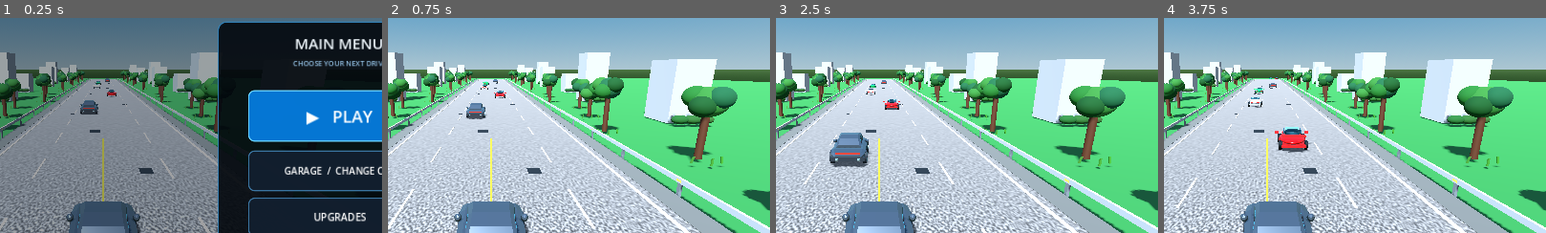
Above: before the commit, frames 1-4 (left to right).
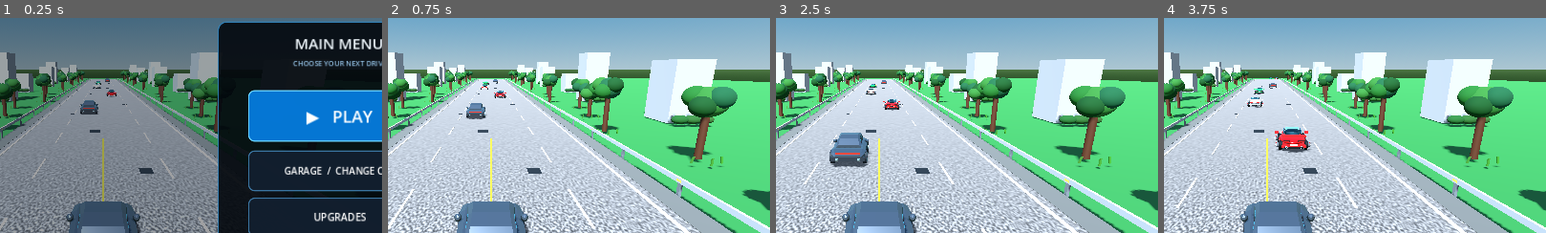
Above: after the commit, the same moments.

Repository: edtatevosiani99-create/Old-Racing
Game: Godot game, scene res://Main.tscn
The game is run twice, just before and just after one commit, with the same random seed, the same clock (stepped at 60 frames per second) and the same inputs.
Inputs (mouse positions are % of the whole screen's width and height, from its top left):
- Up to frame 1 (0.25 s): no input
- Up to frame 2 (0.75 s): click "▶ PLAY" at 0.5 s
- Up to frame 3 (2.5 s): click "Ⅱ" at 1.25 s; click "RESUME" at 2 s
- Up to frame 4 (3.75 s): click "◀" at 2.75 s; tap Enter at 3.5 s; move the mouse to (72, 45) at 3.52 s; hold Right (ui_right) from 3.53 s (still down); click (72, 45) at 3.67 s
The pictures show only the part of the screen within x 36-86%, y 18-68%; the shares and areas given below are measured in that part.

The runs differ from the first frame. In frame 1, less than 0.1% of the frame differs, in the area x 24-31%, y 30-37%; in frame 2, less than 0.1%; in frame 3, less than 0.1%; in frame 4, 0.2%, in the area x 21-41%, y 28-63%.

Commit message:
Enhance procedural 3D cars with detailed body kit and wheel hardware

Diff:
--- a/godot/main.gd
+++ b/godot/main.gd
@@ -381,6 +381,118 @@
     var tail2 := tail.duplicate() as MeshInstance3D
     tail2.position.x = 0.43
     root.add_child(tail2)
+    # High-detail procedural body kit: layered fascia, glass trim, vents, badges and wheel hardware.
+    # Vehicle faces forward along -Z.
+    var front_lip := _box(Vector3(1.82, 0.055, 0.28), Color(0.018, 0.021, 0.025))
+    front_lip.position = Vector3(0, 0.285, -1.58)
+    root.add_child(front_lip)
+    var rear_diffuser := _box(Vector3(1.28, 0.12, 0.20), Color(0.025, 0.028, 0.032))
+    rear_diffuser.position = Vector3(0, 0.285, 1.56)
+    root.add_child(rear_diffuser)
+
+    # Individual LED headlight strips, amber indicators, and rear light bars.
+    for side in [-1.0, 1.0]:
+        var led := _box(Vector3(0.30, 0.035, 0.025), Color(0.78, 0.92, 1.0))
+        led.position = Vector3(side * 0.55, 0.755, -1.655)
+        root.add_child(led)
+        var indicator := _box(Vector3(0.085, 0.035, 0.025), Color(1.0, 0.48, 0.06))
+        indicator.position = Vector3(side * 0.78, 0.70, -1.65)
+        root.add_child(indicator)
+        var tail_outer := _box(Vector3(0.47, 0.12, 0.055), Color(0.19, 0.012, 0.018))
+        tail_outer.position = Vector3(side * 0.48, 0.69, 1.535)
+        root.add_child(tail_outer)
+        var tail_led := _box(Vector3(0.39, 0.045, 0.025), Color(1.0, 0.025, 0.018))
+        tail_led.position = Vector3(side * 0.48, 0.70, 1.57)
+        root.add_child(tail_led)
+
+    # Metallic grille mesh effect with multiple narrow horizontal slats.
+    for row in range(4):
+        var slat := _box(Vector3(0.52, 0.012, 0.018), Color(0.30, 0.33, 0.36))
+        slat.position = Vector3(0, 0.455 + float(row) * 0.035, -1.685)
+        root.add_child(slat)
+
+    # Side skirts, door handles, mirrors with glass, vents and sculpted accent lines.
+    for side in [-1.0, 1.0]:
+        var skirt := _box(Vector3(0.10, 0.12, 1.42), color.darkened(0.25))
+        skirt.position = Vector3(side * 0.87, 0.36, 0.05)
+        root.add_child(skirt)
+        var handle := _box(Vector3(0.035, 0.045, 0.20), Color(0.72, 0.74, 0.76))
+        handle.position = Vector3(side * 0.884, 0.69, 0.02)
+        root.add_child(handle)
+        var side_vent := _box(Vector3(0.025, 0.16, 0.34), Color(0.018, 0.022, 0.025))
+        side_vent.position = Vector3(side * 0.884, 0.68, -0.78)
+        root.add_child(side_vent)
+        for vent_line in range(3):
+            var vent_slit := _box(Vector3(0.018, 0.012, 0.24), Color(0.38, 0.40, 0.42))
+            vent_slit.position = Vector3(side * 0.901, 0.65 + float(vent_line) * 0.045, -0.78)
+            root.add_child(vent_slit)
+        var mirror_glass := _box(Vector3(0.035, 0.075, 0.13), Color(0.22, 0.39, 0.48))
+        mirror_glass.position = Vector3(side * 1.09, 0.925, -0.45)
+        root.add_child(mirror_glass)
+        var lower_trim := _box(Vector3(0.025, 0.025, 1.08), color.lightened(0.22))
+        lower_trim.position = Vector3(side * 0.91, 0.43, 0.20)
+        root.add_child(lower_trim)
+
+    # Wheels receive visible brake discs, calipers, hubs and five metallic spokes per side.
+    for side in [-1.0, 1.0]:
+        for z in [-1.02, 1.02]:
+            var disc := _cylinder(0.145, 0.225, Color(0.31, 0.33, 0.35))
+            disc.rotation.z = PI / 2.0
+            disc.position = Vector3(side * 0.995, 0.34, z)
+            root.add_child(disc)
+            var hub := _cylinder(0.055, 0.245, Color(0.78, 0.80, 0.82))
+            hub.rotation.z = PI / 2.0
+            hub.position = Vector3(side * 1.105, 0.34, z)
+            root.add_child(hub)
+            var caliper := _box(Vector3(0.075, 0.18, 0.10), Color(0.78, 0.035, 0.025))
+            caliper.position = Vector3(side * 1.105, 0.39, z - 0.12)
+            root.add_child(caliper)
+            for spoke_index in range(5):
+                var spoke := _box(Vector3(0.045, 0.245, 0.052), Color(0.72, 0.75, 0.78))
+                spoke.position = Vector3(side * 1.125, 0.34, z)
+                spoke.rotation.x = float(spoke_index) * TAU / 5.0
+                root.add_child(spoke)
+
+    # Hood power creases and a pair of raised vents catch highlights as the camera moves.
+    for side in [-1.0, 1.0]:
+        var hood_crease := _box(Vector3(0.025, 0.018, 0.72), color.lightened(0.18))
+        hood_crease.position = Vector3(side * 0.43, 0.93, -0.80)
+        root.add_child(hood_crease)
+        var hood_vent := _box(Vector3(0.20, 0.025, 0.28), Color(0.025, 0.028, 0.032))
+        hood_vent.position = Vector3(side * 0.25, 0.94, -1.05)
+        root.add_child(hood_vent)
+        for vent in range(3):
+            var hood_slit := _box(Vector3(0.15, 0.012, 0.018), Color(0.42, 0.44, 0.46))
+            hood_slit.position = Vector3(side * 0.25, 0.958, -1.13 + float(vent) * 0.075)
+            root.add_child(hood_slit)
+
+    # Rear exhaust tips and license plate frame.
+    for side in [-1.0, 1.0]:
+        var exhaust := _cylinder(0.075, 0.13, Color(0.48, 0.50, 0.52))
+        exhaust.rotation.x = PI / 2.0
+        exhaust.position = Vector3(side * 0.48, 0.34, 1.66)
+        root.add_child(exhaust)
+        var exhaust_inner := _cylinder(0.043, 0.14, Color(0.035, 0.038, 0.04))
+        exhaust_inner.rotation.x = PI / 2.0
+        exhaust_inner.position = Vector3(side * 0.48, 0.34, 1.70)
+        root.add_child(exhaust_inner)
+    var plate := _box(Vector3(0.48, 0.12, 0.025), Color(0.82, 0.84, 0.82))
+    plate.position = Vector3(0, 0.49, 1.635)
+    root.add_child(plate)
+    var plate_text := _box(Vector3(0.34, 0.018, 0.012), Color(0.035, 0.04, 0.045))
+    plate_text.position = Vector3(0, 0.50, 1.652)
+    root.add_child(plate_text)
+
+    # Subtle front fender markers and window pillars make the silhouette read more clearly.
+    for side in [-1.0, 1.0]:
+        var marker := _box(Vector3(0.025, 0.045, 0.12), Color(1.0, 0.42, 0.035))
+        marker.position = Vector3(side * 0.89, 0.62, -1.02)
+        root.add_child(marker)
+        var pillar := _box(Vector3(0.045, 0.30, 0.055), Color(0.025, 0.035, 0.042))
+        pillar.position = Vector3(side * 0.54, 1.08, 0.05)
+        pillar.rotation.x = deg_to_rad(-8.0)
+        root.add_child(pillar)
+
     if is_player:
         root.name = "PlayerCar"
     return root
